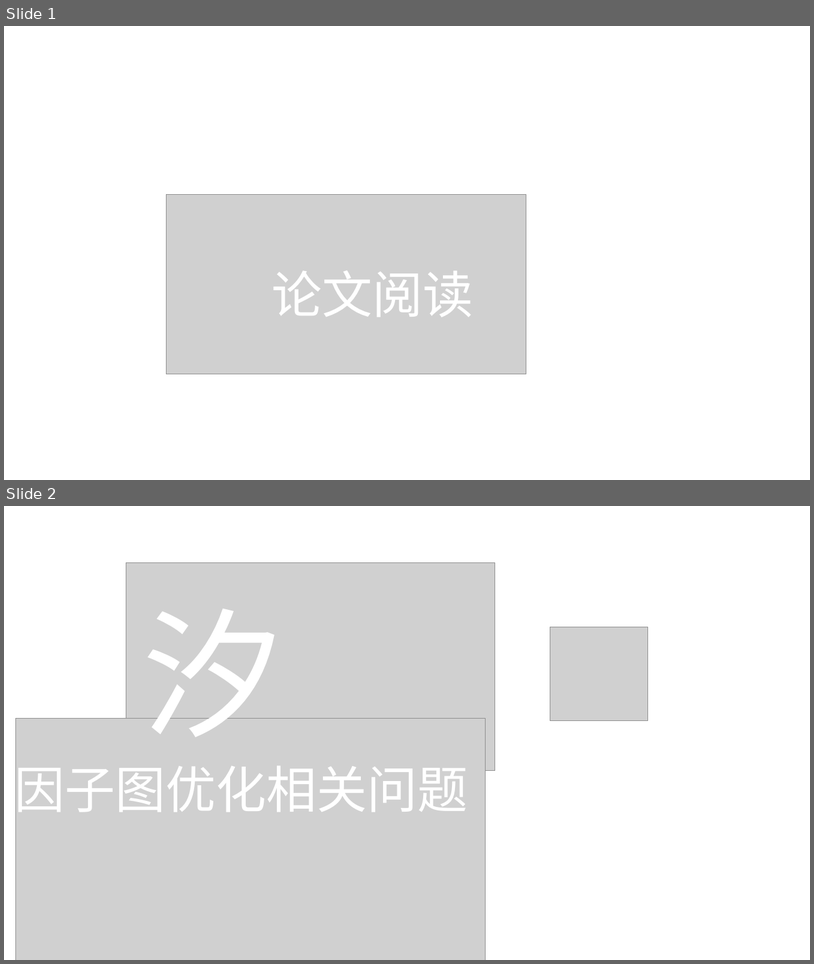
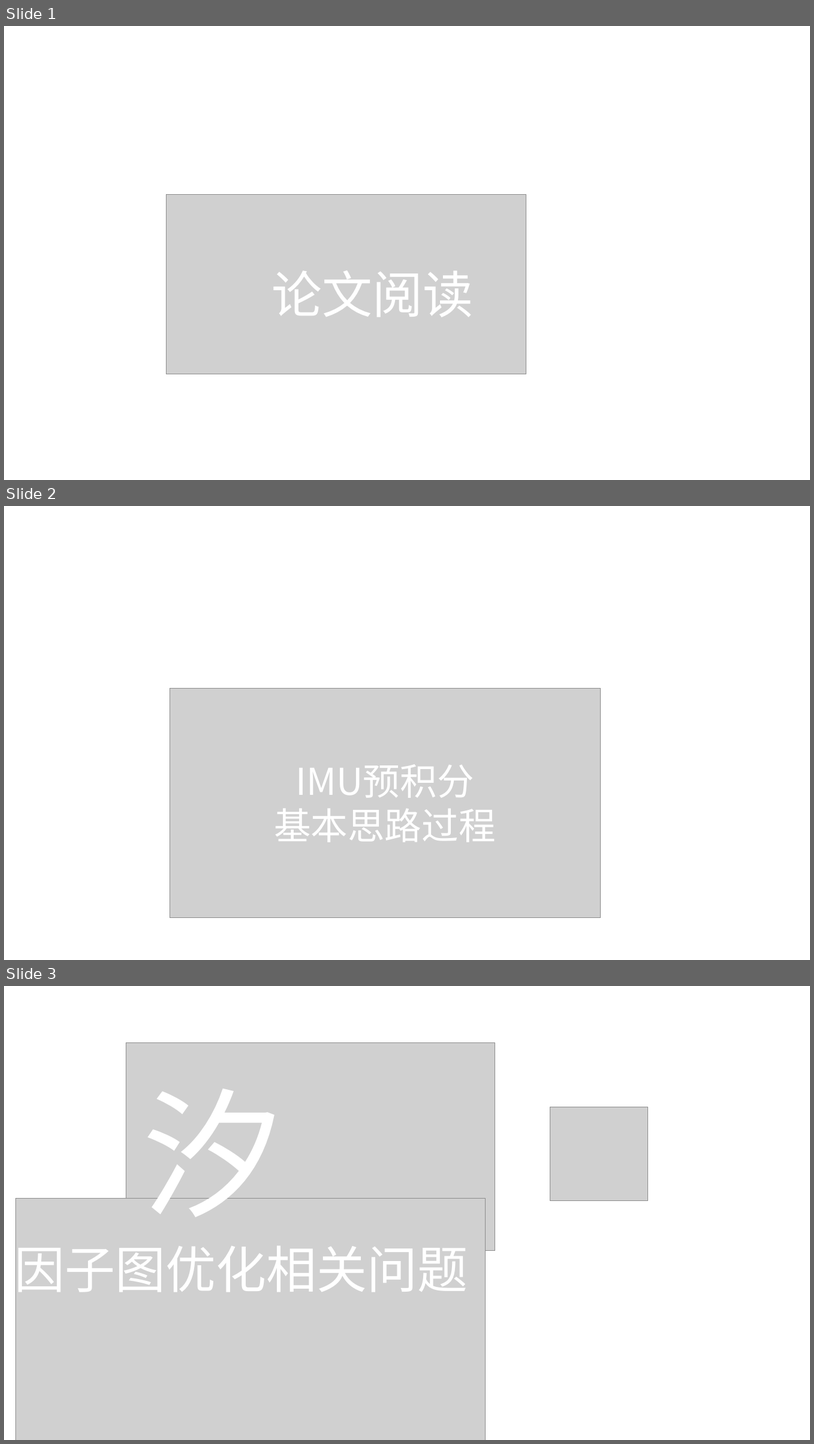
Before and after one commit to xi-song/xi-song.github.io, a slide deck: img/pic.pptx. Shown one above the other, each under a label of ours: slides 1 and 2 before the commit, slides 1, 2 and 3 after it. The pictures are 814x964 and 814x1444 pixels, drawn with LibreOffice and Linux fonts; fonts in the diff are those of the drawing; grey boxes stand for pictures. Boxes give left, top, right and bottom in pixels: in the first picture for what was removed or moved away, otherwise in the second. Text is boxed around its words. In the diff, an @@ line names an element or a change of style, - is before the commit and + after.

```diff
--- a/img/pic.pptx
+++ b/img/pic.pptx
@@ slide 2 added at (x1=4, y1=506, x2=810, y2=960), background #FFFFFF @@
@@ picture added at (x1=170, y1=688, x2=600, y2=918) @@
@@ text added at (x1=274, y1=764, x2=496, y2=842), 44 pt, text #FFFFFF @@
+IMU预积分
+基本思路过程
@@ what was slide 2 is now slide 3 @@
```
Also in this commit, not shown: 1 other slide added, 56 other files.
